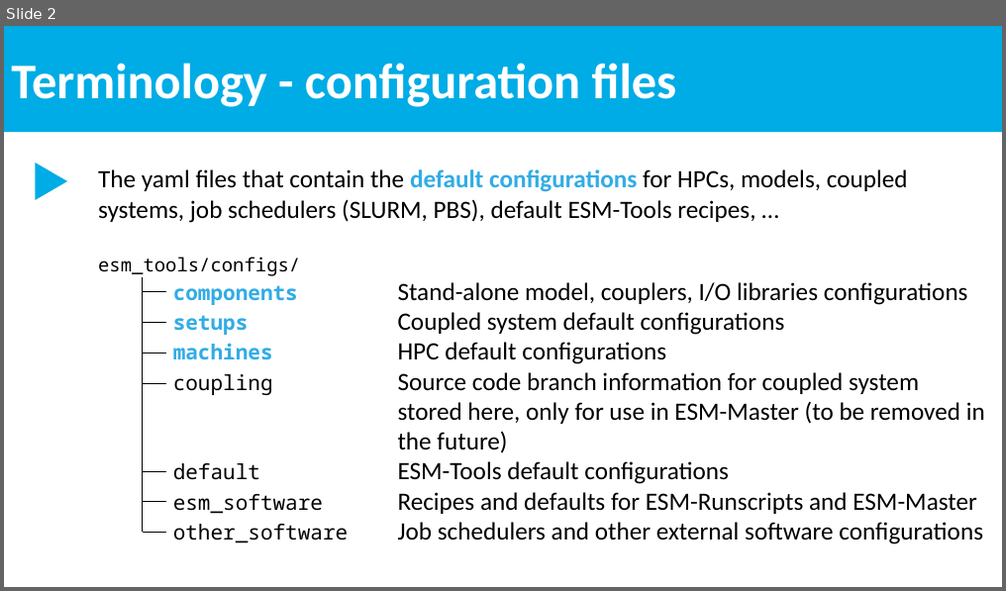
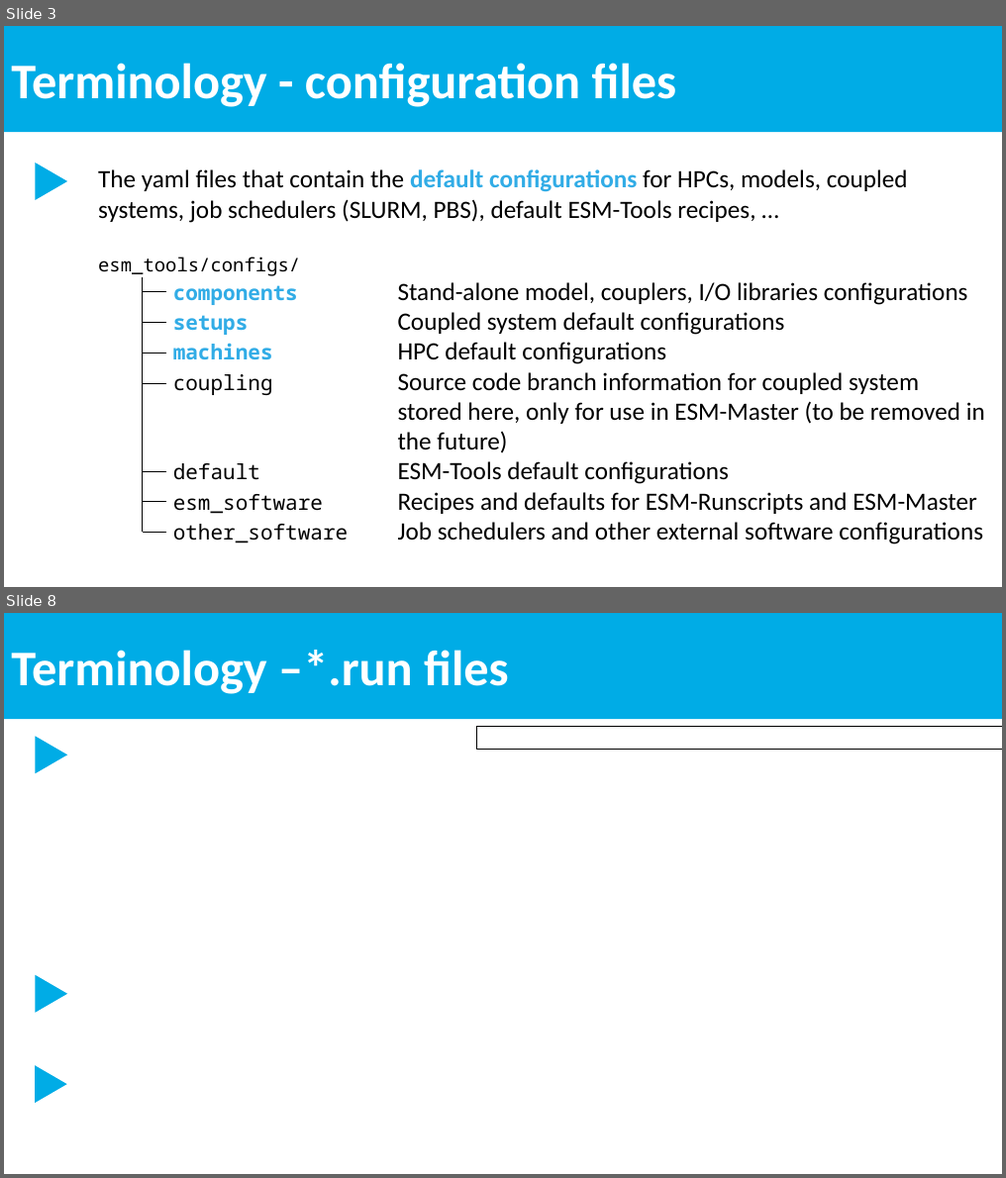
Before and after one commit to esm-tools/workshops, a slide deck: PalMod2022/docs/ESM-Tools terminology.pptx. Shown one above the other, each under a label of ours: slide 2 before the commit, slides 3 and 8 after it; the slides between them are not shown. The pictures are 1006x591 and 1006x1178 pixels, drawn with LibreOffice and Linux fonts; fonts in the diff are those of the drawing. Boxes give left, top, right and bottom in pixels: in the first picture for what was removed or moved away, otherwise in the second. Text is boxed around its words. In the diff, an @@ line names an element or a change of style, - is before the commit and + after.

Commit message:
big push to the terminology

```diff
--- a/PalMod2022/docs/ESM-Tools terminology.pptx
+++ b/PalMod2022/docs/ESM-Tools terminology.pptx
@@ slide 8 added at [4,613,1002,1174], background #FFFFFF @@
@@ rectangle added at [4,613,1002,719], fill #00ACE6, 48 pt, text #FFFFFF, bold @@
+Terminology –*.run files
@@ rectangle added at [476,727,1002,750], fill #FFFFFF, outline #000000 1 pt @@
@@ triangle added at [35,736,67,773], fill #00ACE6 @@
@@ triangle added at [35,975,67,1012], fill #00ACE6 @@
@@ triangle added at [35,1065,67,1103], fill #00ACE6 @@
@@ what was slide 2 is now slide 3 @@
```
Also in this commit, not shown: 6 other slides added.
